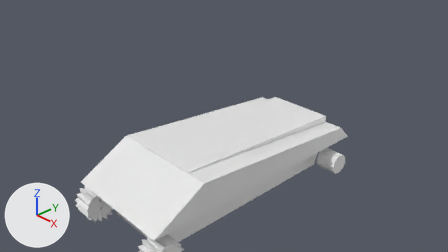
Renders of the Blender file MA4/m4a.blend from each side of a commit.
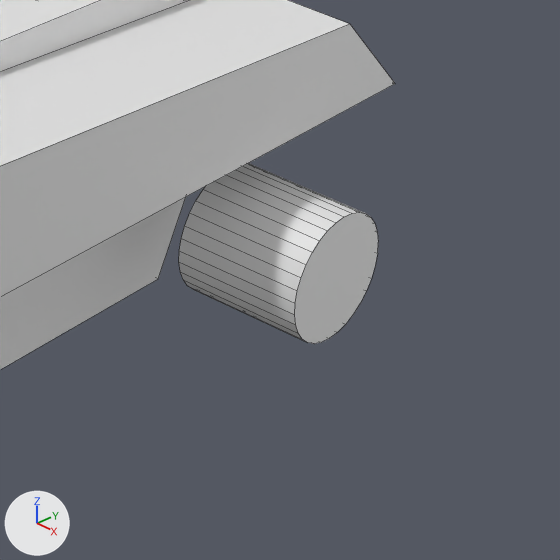
Each version appears first from the file's camera 'Camera', and next in a close-up on the part from 65% to 83% of the width and 49% to 81% of the height. The axes (+X, +Y, +Z) are drawn at lower left. The lights are the same throughout. The close-ups show mesh edges as thin lines.

In view in the first close-up: 'Cylinder.001', 'body'.
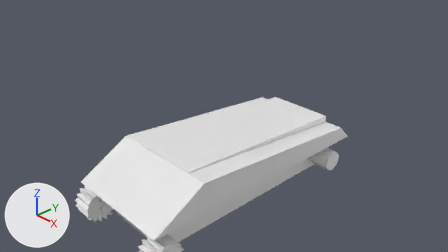
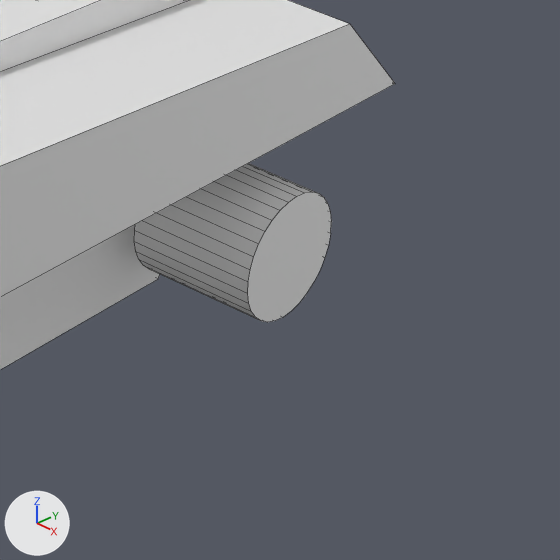
Diff of the bpy script that builds the scene:
```diff
--- a/MA4/m4a.blend.py
+++ b/MA4/m4a.blend.py
@@ ob_cylinder_001 @@
 ob_cylinder_001 = bpy.data.objects.new('Cylinder.001', me_cylinder_003)
-ob_cylinder_001.location = (1.424, 2.998, -1.085)
+ob_cylinder_001.location = (-1.21, 2.998, -1.085)
 ob_cylinder_001.rotation_euler = (0.0, 1.571, 0.0)  # degrees (0, 90, 0)
@@ ob_leftbackroller @@
+ob_leftbackroller = bpy.data.objects.new('leftBackRoller', me_cylinder_003)
+ob_leftbackroller.location = (1.218, 2.998, -1.085)
+ob_leftbackroller.rotation_euler = (0.0, 1.571, 0.0)  # degrees (0, 90, 0)
+ob_leftbackroller.scale = (0.258, 0.258, 0.258)
```

Boxes (x1, y1, x2, y2) around the edits, measured in the close-ups (560 x 560 px):
'Cylinder.001', moved (not visible afterwards)
    before: (179, 163, 378, 344)
'leftBackRoller', added
    after: (134, 163, 331, 322)
